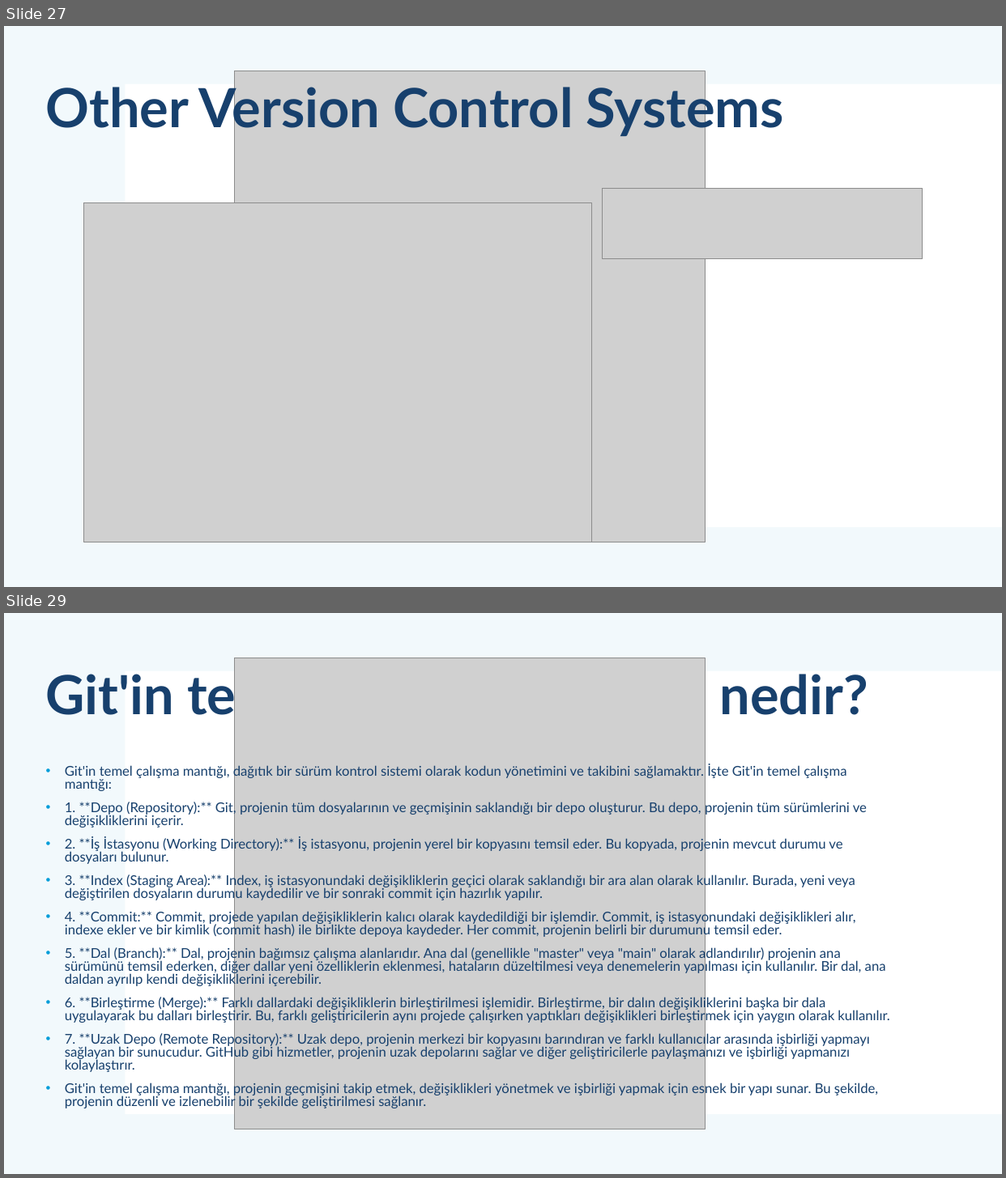
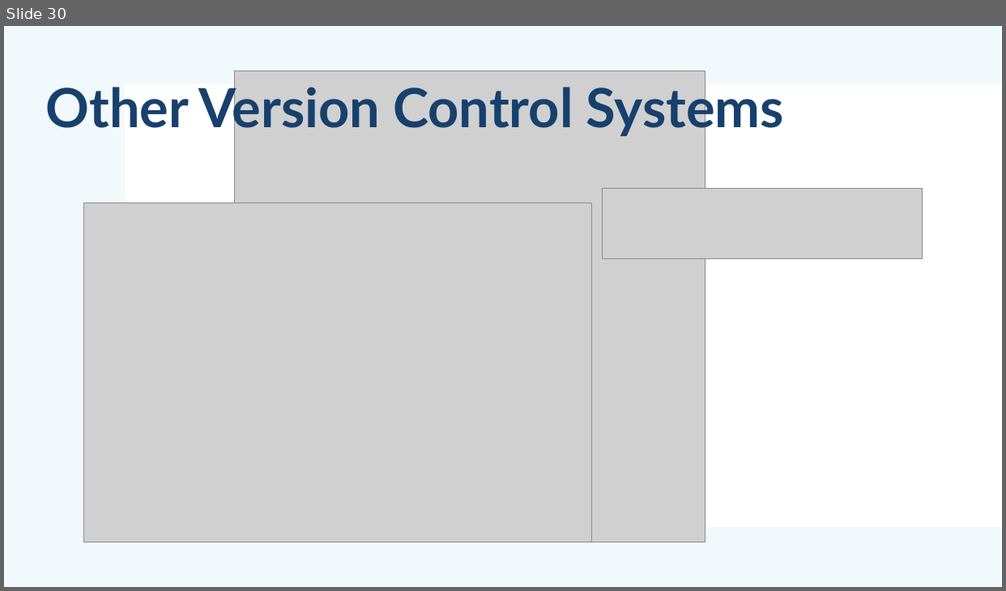
Before and after one commit to mehmetsungur/GitGithub, a slide deck: GitGithub.pptx. Shown one above the other, each under a label of ours: slides 27 and 29 before the commit, slide 30 after it; the slides between them are not shown. The pictures are 1006x1178 and 1006x591 pixels, drawn with LibreOffice and Linux fonts; fonts in the diff are those of the drawing; grey boxes stand for pictures. Boxes give left, top, right and bottom in pixels: in the first picture for what was removed or moved away, otherwise in the second. Text is boxed around its words. In the diff, an @@ line names an element or a change of style, - is before the commit and + after.

```diff
--- a/GitGithub.pptx
+++ b/GitGithub.pptx
@@ slide 29 removed at (x1=4, y1=613, x2=1002, y2=1174), background #FFFFFF; not listed: 2 template elements that a slide beside it also shows @@
@@ picture removed at (x1=235, y1=658, x2=705, y2=1129) @@
@@ title removed at (x1=46, y1=668, x2=868, y2=725) @@
-Git'in temel çalışma mantığı nedir?
@@ text removed at (x1=65, y1=764, x2=889, y2=1110) @@
-• Git'in temel çalışma mantığı, dağıtık bir sürüm kontrol sistemi olarak kodun yönetimini ve takibini sağlamaktır. İşte Git'in temel çalışma mantığı:
-• 1. **Depo (Repository):** Git, projenin tüm dosyalarının ve geçmişinin saklandığı bir depo oluşturur. Bu depo, projenin tüm sürümlerini ve değişikliklerini içerir.
-• 2. **İş İstasyonu (Working Directory):** İş istasyonu, projenin yerel bir kopyasını temsil eder. Bu kopyada, projenin mevcut durumu ve dosyaları bulunur.
-• 3. **Index (Staging Area):** Index, iş istasyonundaki değişikliklerin geçici olarak saklandığı bir ara alan olarak kullanılır. Burada, yeni veya değiştirilen dosyaların durumu kaydedilir ve bir sonraki commit için hazırlık yapılır.
-• 4. **Commit:** Commit, projede yapılan değişikliklerin kalıcı olarak kaydedildiği bir işlemdir. Commit, iş istasyonundaki değişiklikleri alır, indexe ekler ve bir kimlik (commit hash) ile birlikte depoya kaydeder. Her commit, projenin belirli bir durumunu temsil eder.
-• 5. **Dal (Branch):** Dal, projenin bağımsız çalışma alanlarıdır. Ana dal (genellikle "master" veya "main" olarak adlandırılır) projenin ana sürümünü temsil ederken, diğer dallar yeni özelliklerin eklenmesi, hataların düzeltilmesi veya denemelerin yapılması için kullanılır. Bir dal, ana daldan ayrılıp kendi değişikliklerini içerebilir.
-• 6. **Birleştirme (Merge):** Farklı dallardaki değişikliklerin birleştirilmesi işlemidir. Birleştirme, bir dalın değişikliklerini başka bir dala uygulayarak bu dalları birleştirir. Bu, farklı geliştiricilerin aynı projede çalışırken yaptıkları değişiklikleri birleştirmek için yaygın olarak kullanılır.
-• 7. **Uzak Depo (Remote Repository):** Uzak depo, projenin merkezi bir kopyasını barındıran ve farklı kullanıcılar arasında işbirliği yapmayı sağlayan bir sunucudur. GitHub gibi hizmetler, projenin uzak depolarını sağlar ve diğer geliştiricilerle paylaşmanızı ve işbirliği yapmanızı kolaylaştırır.
-• Git'in temel çalışma mantığı, projenin geçmişini takip etmek, değişiklikleri yönetmek ve işbirliği yapmak için esnek bir yapı sunar. Bu şekilde, projenin düzenli ve izlenebilir bir şekilde geliştirilmesi sağlanır.
@@ what was slide 27 is now slide 30 @@
```
Also in this commit, not shown: 1 slide changed, 4 slides added, 2 other slides removed, 1 other file.
